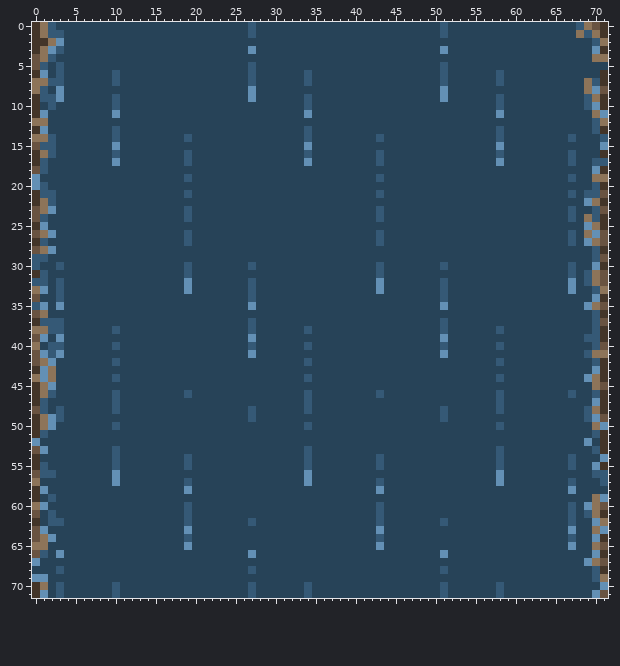
Sprite sheet, stored at assets/l2_river.png. That is the earlier state.
The file is 288x288 pixels, drawn in blocks of 4x4; one block is one cell here.
The same view after the edit:
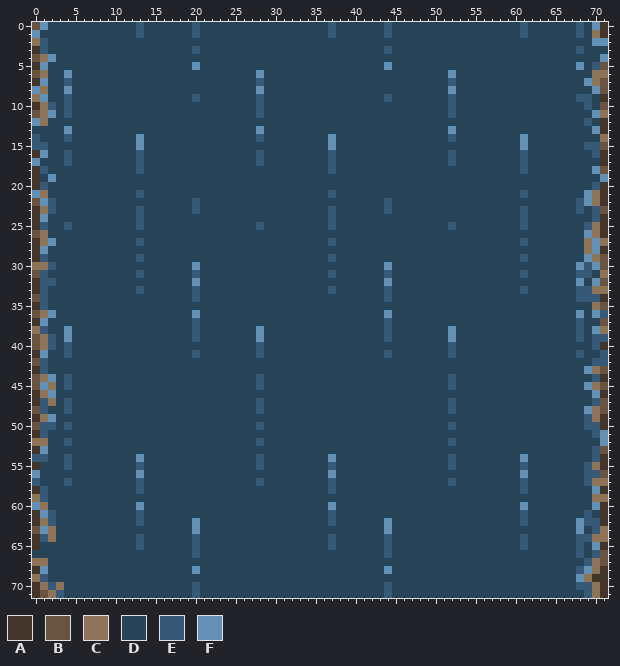
Palette (. is transparent): A #433529  B #695341  C #8d7459  D #274358  E #355976  F #6390b5
Changes in this commit:
Changed rows in their new state; - is an unchanged pixel.
first column x 0:
 0 BFD----------E------E------D---------E------E------D---------E-------DF-
 1 FDDD---------E------E------D---------E------E------D---------E------ED--
 2 CEDD------------------------------------------------------------------FF
 3 -EDD----------------E------D----------------E------D----------------E-DD
 4 --F-------------------------------------------------------------------DF
 5 AF-D----------------F------D----------------F------D----------------F-EB
 6 BC-DF-----D----------------DF-----D----------------DF-----D-----------CC
 7 AFDDE-----D----------------DE-----D----------------DE-----D----------FCB
 8 FC-DF----------------------DF----------------------DF----------------D--
 9 CFDDE-----D---------E------DE-----D---------E------DE-----D---------E-D-
10 -C--E-----D-----------------E-----D-----------------E-----D-----------DB
11 BCF-E-----D-----------------E-----D-----------------E-----D-----------FC
12 F--------------------------------------------------------------------EDA
13 DD--F-----D-----------------F-----D-----------------F-----D-----------F-
14 EDD-E-----D--F-----D--------E-----D--F-----D--------E-----D--F-----D---C
15 E-D-------D--F--------------------D--F--------------------D--F-------EEB
16 -FD-E-----D--E-----D--------E-----D--E-----D--------E-----D--E-----D--E-
17 FD--E-----D--E-----D--------E-----D--E-----D--------E-----D--E-----D--DA
18 A------------E-----------------------E-----------------------E---------B
19 A-F----------------D-----------------------D-----------------------D--DF
20 A-----------------------------------------------------------------------
21 FCD----------E-----D-----------------E-----D-----------------E-----D-FCA
22 BF------------------E-----------------------E-----------------------E---
23 A-E----------E-----DE----------------E-----DE----------------E-----DE---
24 AF-----------E-----D-----------------E-----D-----------------E-----D-D--
25 -E--E--------E--------------E--------E--------------E--------E-------E--
26 --D----------------D-----------------------D-----------------------D-FCA
27 -CF----------E-----D-----------------E-----D-----------------E-----D-CFC
28 AFD------------------------------------------------------------------CF-
29 A------------E-----------------------E-----------------------E-------FC-
30 CCED---------------DF------D---------------DF------D---------------DFE-B
31 B------------E-----DE----------------E-----DE----------------E-----DE-DC
32 A-ED---------------DF------D---------------DF------D---------------DFDF-
33 AE-D---------E-----DE------D---------E-----DE------D---------E-----DEEC-
34 -E-D----------------E------D----------------E------D----------------EEE-
35 AE-D-----------------------D-----------------------D-----------------D--
36 --F-----------------F-----------------------F-----------------------F-FE
37 -FDD----------------E------D----------------E------D----------------E-D-
38 -EDDF-----D---------E------DF-----D---------E------DF-----D---------E-FC
39 -CEDF---------------E------DF---------------E------DF---------------ED-E
40 BC-DE-----D----------------DE-----D----------------DE-----D------------A
41 A-DDE---------------E------DE---------------E------DE---------------EDDE
42 -ED-------D-----------------------D-----------------------D------------E
43 -ED------------------------------------------------------------------FCB
44 BCF-E-----D-----------------E-----D-----------------E-----D----------DE-
45 BFC-E-----------------------E-----------------------E----------------F--
46 --F-------D--------D--------------D--------D--------------D--------D--F-
47 --C-E-----D-----------------E-----D-----------------E-----D-----------EB
48 ---DE-----D----------------DE-----D----------------DE-----D----------F-B
49 ---D-----------------------D-----------------------D------------------CA
50 BEE-E-----D-----------------E-----D-----------------E-----D----------EEA
51 -----------------------------------------------------------------------F
52 CC--E-----------------------E-----------------------E----------------D-F
53 A---------D-----------------------D-----------------------D------------B
54 EE--E-----D--F-----D--------E-----D--F-----D--------E-----D--F-----D--EA
55 -D--E-----D--E-----D--------E-----D--E-----D--------E-----D--E-----D-EC-
56 FDD-------D--F--------------------D--F--------------------D--F-------E-B
57 E---E-----D--E-----D--------E-----D--E-----D--------E-----D--E-----D-ECC
58 -E-----------E-----D-----------------E-----D-----------------E-----D--FA
59 CED--------------------------------------------------------------------C
60 FC-----------F-----D-----------------F-----D-----------------F-----D-DFA
61 AF-----------E-----D-----------------E-----D-----------------E-----D--D-
62 -C-D---------E-----DF------D---------E-----DF------D---------E-----DFEEA
63 --C----------------DF----------------------DF----------------------DF-EC
64 AEC----------E-----DE----------------E-----DE----------------E-----DEECC
65 AD-----------E-----DE----------------E-----DE----------------E-----DE-FA
66 DD-D----------------E------D----------------E------D----------------E-EB
67 CC-------------------------------------------------------------------E--
68 AF-D----------------F------D----------------F------D----------------EFC-
69 CE------------------------------------------------------------------FCAA
70 --EC------D---------E------D------D---------E------D------D---------EECA
71 -BC-------D---------E------D------D---------E------D------D----------ECA
